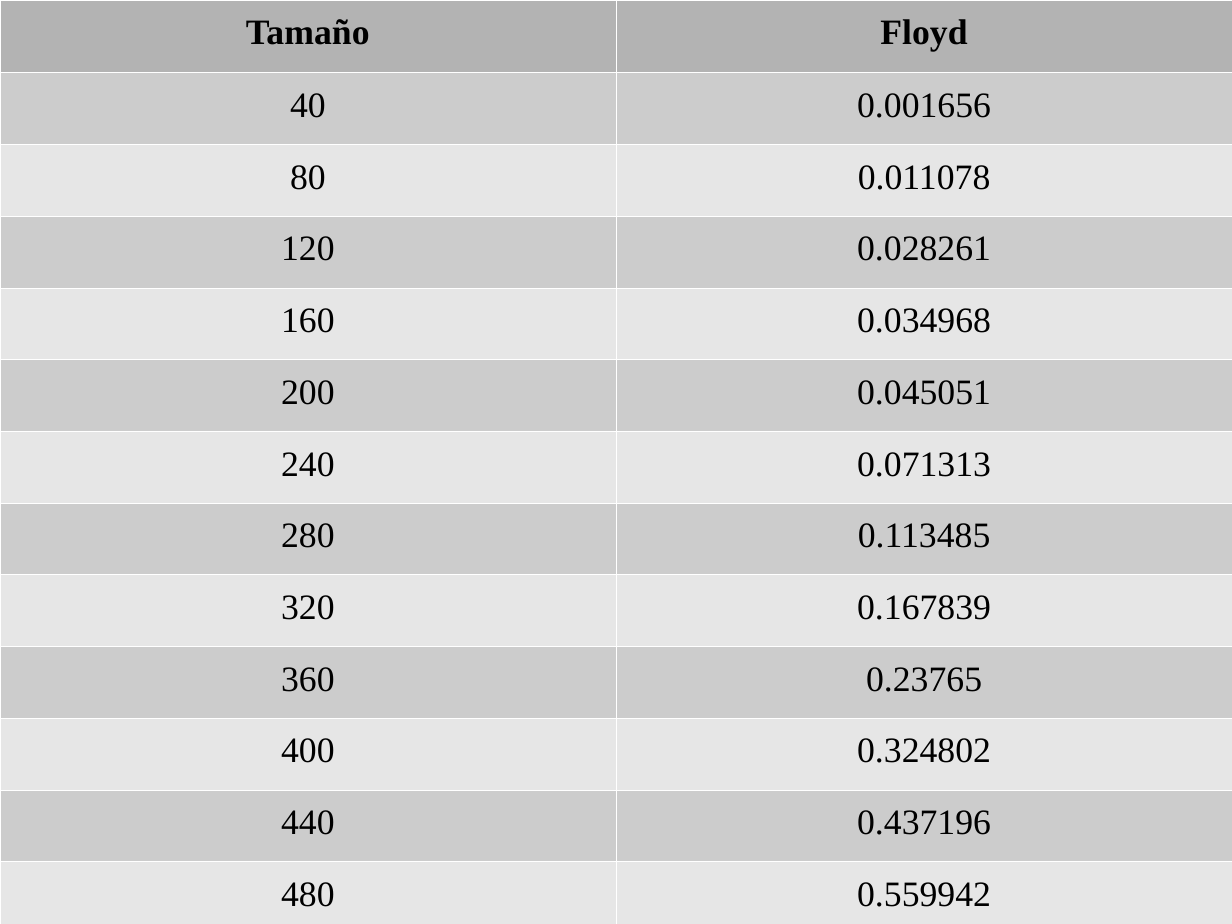
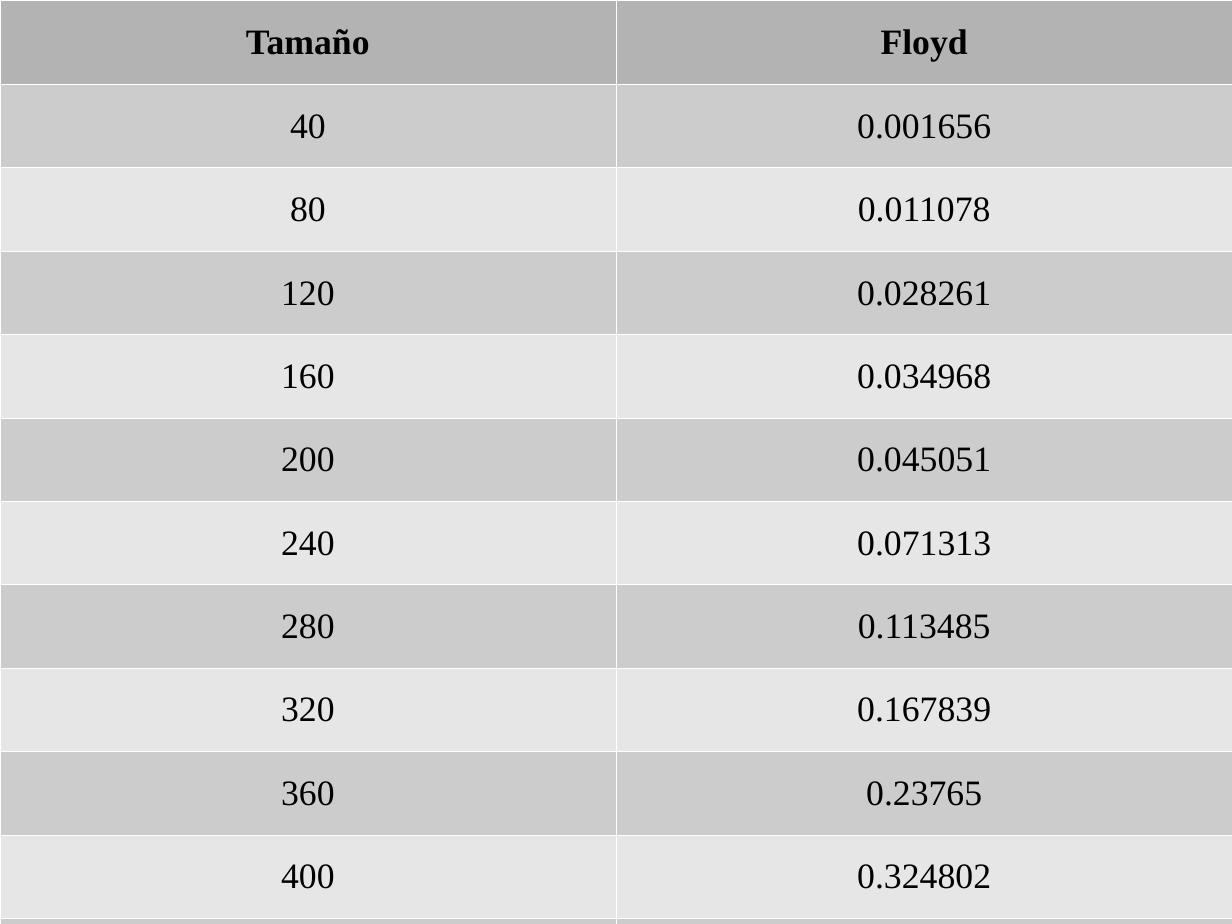
Before and after one commit to santidediego/Algoritmica, a slide deck: slide 12 of Practica1/Segunda Parte/Presentacion_2.0.ppt. Drawn at 1232x924 pixels with LibreOffice and Linux fonts; fonts in the diff are those of the drawing; background and template pictures are left out. Boxes give left, top, right and bottom in pixels: in the first picture for what was removed or moved away, otherwise in the second. Text is boxed around its words. In the diff, an @@ line names an element or a change of style, - is before the commit and + after.

```diff
--- a/Practica1/Segunda Parte/Presentacion_2.0.ppt
+++ b/Practica1/Segunda Parte/Presentacion_2.0.ppt
@@ table at [0,0,1232,923] @@
@@ line spacing 1.19 to 1.42 @@
```
Also in this commit, not shown: 11 other slides changed.
